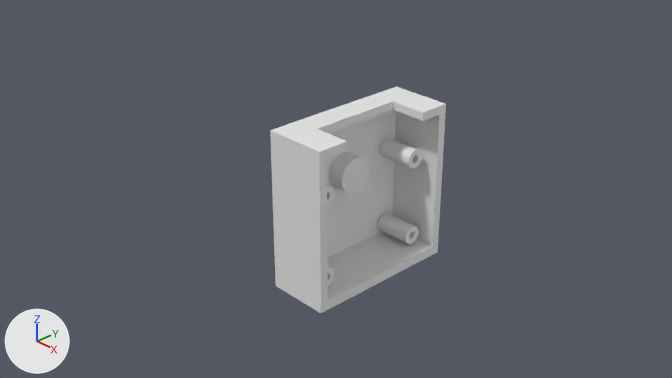
One commit to the Blender file chato.blend: the scene before it, then after it.
Both versions are drawn from the file's camera 'Camera'. Every picture has the same lights, and +X, +Y and +Z are marked at lower left. The same objects are shown in both versions, whatever each file hides.

The first picture shows 'Camera box eye opening', 'Camera box front', 'Camera box screw holder.1', 'Camera box screw holder.2'.
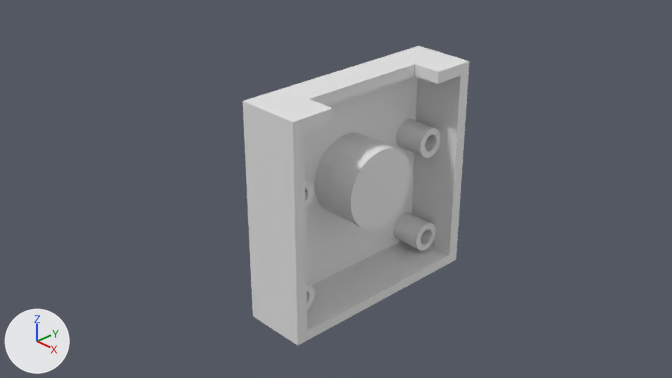
Location of each change, (x1, y1, x2, y2) in pixels of the pictures (672 x 378 px; the box of a moved part takes in the faces that stretch with it):
'Camera box front', reshaped, moved, rescaled (28% wider, 32% taller): before (270, 87, 446, 313); after (243, 46, 469, 345)
'Camera box eye opening', rescaled (139% wider, 128% taller): before (329, 152, 369, 194); after (314, 133, 411, 230)
'Camera box screw holder.1', reshaped (42% wider, 32% taller): before (327, 138, 422, 206); after (305, 119, 440, 209)
'Camera box screw holder.2', reshaped, moved (40% wider, 34% taller): before (328, 213, 419, 285); after (307, 213, 435, 310)
part 1 of me_cube_001, moved or reshaped: before (289, 93, 446, 301); after (269, 54, 469, 331)
part 2 of me_cube_001, moved or reshaped: before (293, 238, 439, 313); after (276, 245, 457, 345)
part 3 of me_cube_001, moved or reshaped: before (275, 272, 293, 296); after (252, 300, 277, 332)

The change, as a diff of the scene's bpy script:
```diff
--- a/chato.blend.py
+++ b/chato.blend.py
@@ me_cube_001 @@
 me_cube_001.from_pydata(...)  # 376 vertices, 374 faces; spans x 0.22..6.71, y -1.0..1.0, z -1.0..1.0
 # used by ob_camera_box_front; location = (0.0, 0.0, 0.0); scale = (0.123, 1.0, 1.0)
+# me_cube_001 part 1: all 51 vertices in x 6.71, y -1.0..1.0, z -0.88..1.0 are moved by (-1.71, 0.0, 0.0)
+# me_cube_001 part 2: all 11 vertices in x 6.71, y -1.0..1.0, z -1.0 are moved by (-1.71, 0.0, 0.03)
+# me_cube_001 part 3: all 33 vertices in x 0.22..2.83, y -1.0..1.0, z -1.0 are moved by (0.0, 0.0, 0.03)
@@ me_cylinder_004 @@
 # used by ob_camera_box_screw_holder_1; location = (0.0, 0.0, 0.0)
-me_cylinder_004.from_pydata(...)  # 128 vertices, 128 faces; spans x 0.154..0.628, y -0.84..-0.603, z 0.192..0.429
+me_cylinder_004.from_pydata(...)  # 128 vertices, 128 faces; spans x 0.057..0.573, y -1.242..-0.867, z 0.217..0.592
+# me_cylinder_004 part 4: 128 of 128 vertices moved; they spanned x 0.154..0.628, y -0.84..-0.603, z 0.192..0.429 and now span x 0.057..0.573, y -1.242..-0.867, z 0.217..0.592; mean shift (-0.076, -0.333, 0.094); largest move (0.154, -0.838, 0.334) -> (0.057, -1.238, 0.441)
@@ me_cylinder_006 @@
 # used by ob_camera_box_screw_holder_2; location = (0.0, 0.0, -1.039)
-me_cylinder_006.from_pydata(...)  # 128 vertices, 128 faces; spans x 0.154..0.628, y -0.84..-0.603, z 0.192..0.429
+me_cylinder_006.from_pydata(...)  # 128 vertices, 128 faces; spans x 0.051..0.573, y -1.242..-0.867, z -1.094..-0.719
+# me_cylinder_006 part 5: 128 of 128 vertices moved; they spanned x 0.154..0.628, y -0.84..-0.603, z 0.192..0.429 and now span x 0.051..0.573, y -1.242..-0.867, z -1.094..-0.719; mean shift (-0.079, -0.333, -1.217); largest move (0.154, -0.745, 0.194) -> (0.051, -1.091, -1.09)
@@ ob_camera_box_front @@
 ob_camera_box_front = bpy.data.objects.new('Camera box front', me_cube_001)
-ob_camera_box_front.location = (0.0, 0.0, 0.0)
-ob_camera_box_front.scale = (0.123, 1.0, 1.0)
+ob_camera_box_front.location = (0.0, 0.0, 0.074)
+ob_camera_box_front.scale = (0.167, 1.37, 1.37)
 _m = ob_camera_box_front.modifiers.new('Boolean', 'BOOLEAN')
@@ ob_camera_box_eye_opening @@
 ob_camera_box_eye_opening.rotation_euler = (0.0, 1.571, 0.0)  # degrees (0, 90, 0)
-ob_camera_box_eye_opening.scale = (0.221, 0.221, 0.346)
+ob_camera_box_eye_opening.scale = (0.493, 0.493, 0.771)
@@ ob_camera_box_screw_holder_2 @@
 ob_camera_box_screw_holder_2 = bpy.data.objects.new('Camera box screw holder.2', me_cylinder_006)
-ob_camera_box_screw_holder_2.location = (0.0, 0.0, -1.039)
+ob_camera_box_screw_holder_2.location = (0.0, 0.0, 0.0)
 _m = ob_camera_box_screw_holder_2.modifiers.new('Mirror', 'MIRROR')
```
